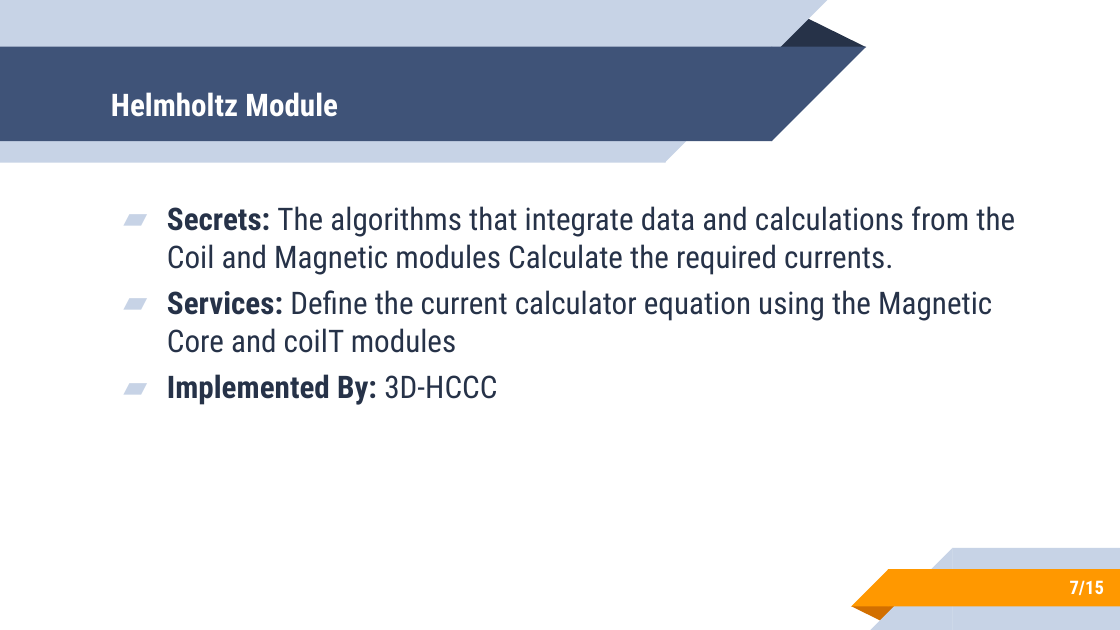
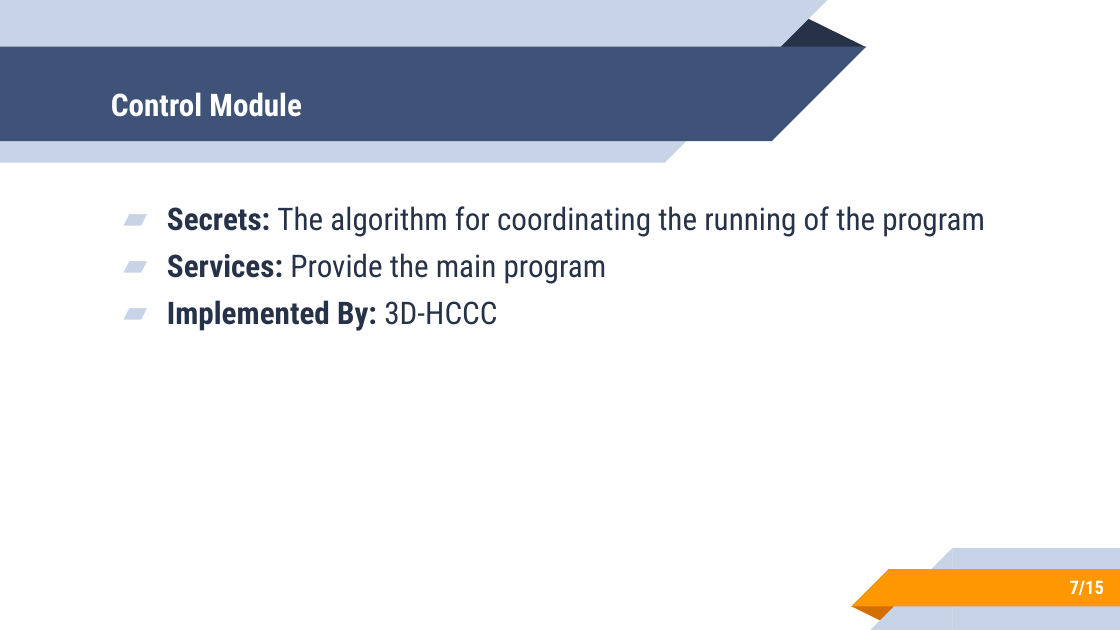
Before and after one commit to rnorouziani/3D-H3C, a slide deck: slide 7 of docs/Presentations/MG-MIS/MG-MIS.pptx. Drawn at 1120x630 pixels with LibreOffice and Linux fonts; fonts in the diff are those of the drawing. Boxes give left, top, right and bottom in pixels: in the first picture for what was removed or moved away, otherwise in the second. Text is boxed around its words. In the diff, an @@ line names an element or a change of style, - is before the commit and + after.

```diff
--- a/docs/Presentations/MG-MIS/MG-MIS.pptx
+++ b/docs/Presentations/MG-MIS/MG-MIS.pptx
@@ title at box(111, 92, 302, 117): text changed @@
-  Helmholtz Module
+  Control Module
@@ text at box(167, 206, 985, 284): text changed @@
-▰ Secrets: The algorithms that integrate data and calculations from the Coil and Magnetic modules Calculate the required currents.
-▰ Services: Define the current calculator equation using the Magnetic Core and coilT modules
+▰ Secrets: The algorithm for coordinating the running of the program
+▰ Services: Provide the main program
```
Also in this commit, not shown: 9 other slides changed.
